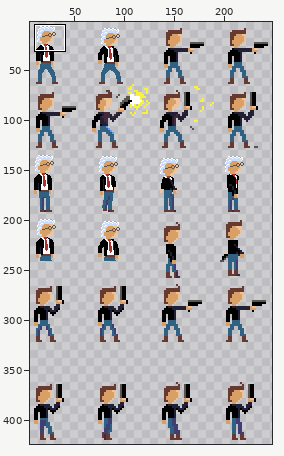
Edited in one commit: sprite sheet (assets/forrest/lionel-big.png). Above: a wide view before the commit, with the close-up outlined.
Close-up. Earlier state:
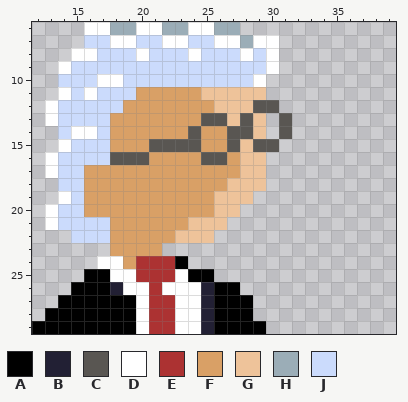
The file is 256x512 pixels. Shown: x 12..39, y 6..29. The wide view leaves out empty margins.
Palette (. is transparent): A #000000  B #222034  C #595652  D #ffffff  E #ac3232  F #d9a066  G #eec39a  H #9badb7  J #cbdbfc
Pixels before, first column x 12:
 6 ....DDHHDDHHDDHH....
 7 ....JJDDJJDDJJDDHDD.
 8 ...DDJJJDJJJDJJJDJD.
 9 ..DJJJJJJJJJJJJJJJD.
10 ..JJJDDJJJJJJJJJJD..
11 ..DJDJJJFFFFFGGGGG..
12 .DJJJJJFFFFFFFGGGCC.
13 .DJJJJFFFFFFFCCGCG.C
14 ..JDDJFFFFFFCFFCCG.C
15 ..DJJJFFFCCCCFFCGCC.
16 .DJJJJCCCFFFFCCFGG..
17 .DJJFFFFFFFFFFFFGG..
18 ..JJFFFFFFFFFFFGGG..
19 ..DJFFFFFFFFFFGGG...
20 .DJJFFFFFFFFFFGG....
21 .DJJJJFFFFFFGGG.....
22 ...JJJFFFFFGGG......
23 ......FFFF..........
24 .....DDFEEEA........
25 ....AADDEEEDAA......
26 ...AAABDDEDDDBAA....
27 ..AAAAAADEEDDBAAA...
28 .AAAAAAADEEDDBAAA...
29 AAAAAAAADEEDDBAAAA..
After the commit:
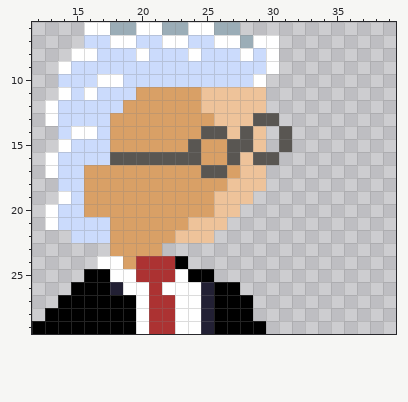
Difference:
Changed rows in their new state; - is an unchanged pixel.
first column x 21:
12 ----G---G.-
13 ----FG-GCC.
14 ---FCCG----
15 FFF----CG.C
16 CCCCFFC-CC-
17 ----CC-----
